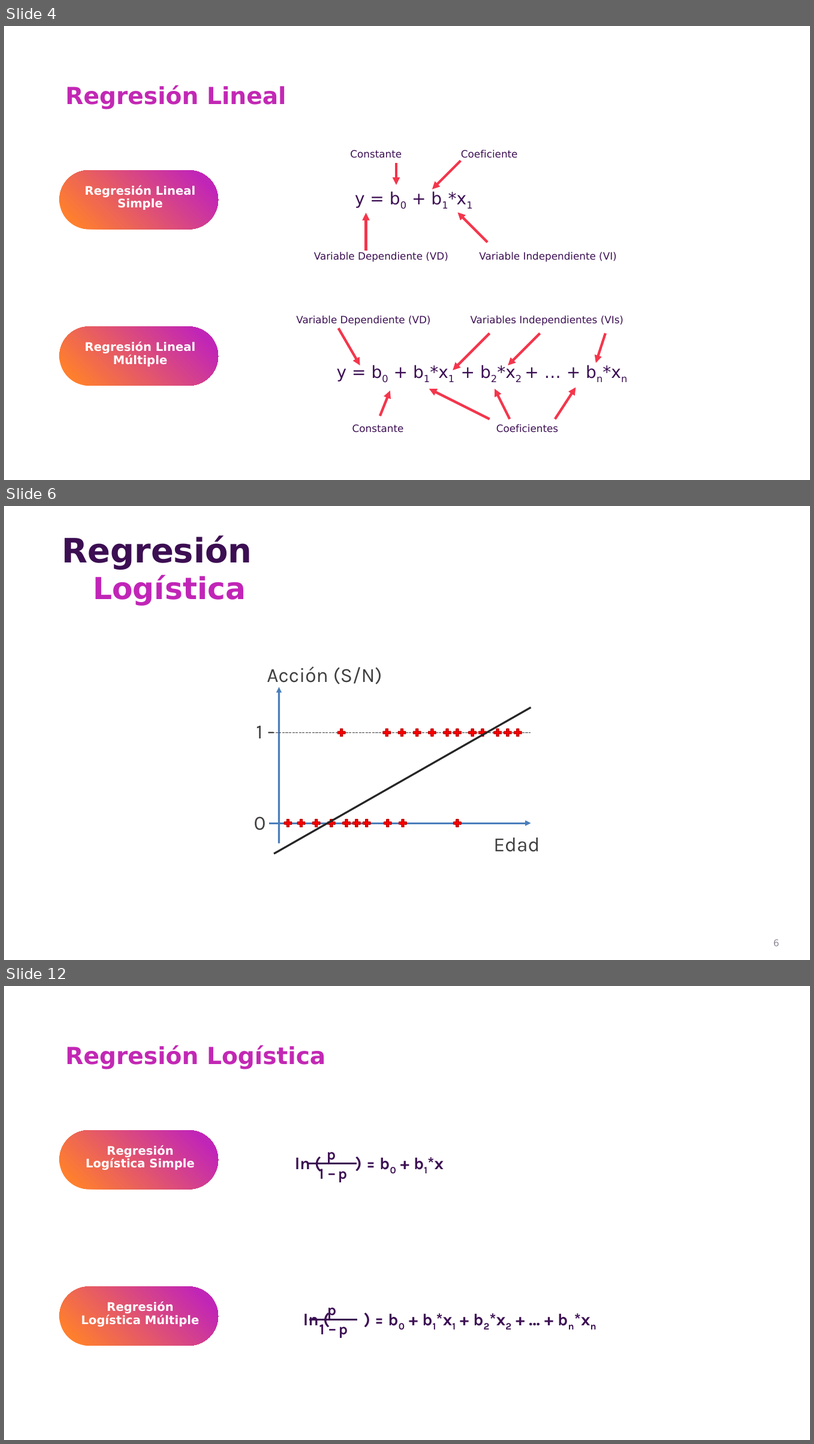
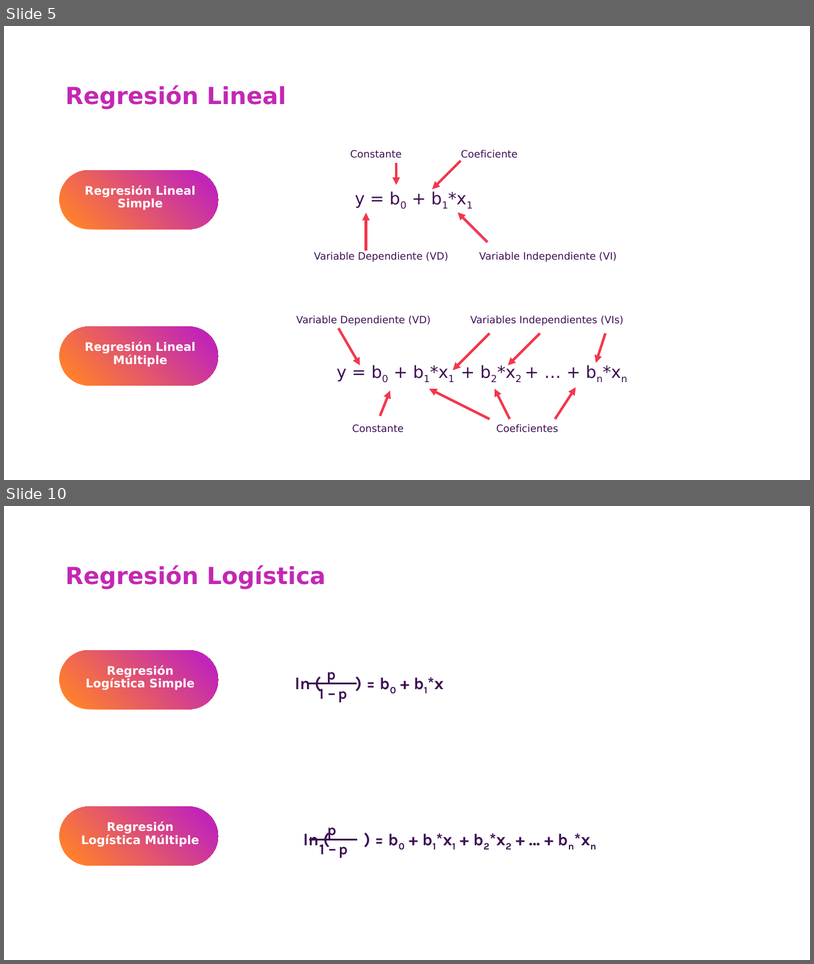
Before and after one commit to csameshiman/Axity_Curso_ML_2023, a slide deck: Diapositivas/Parte 03.Clasificación/03_01_Logistic_Regression.pptx. Shown one above the other, each under a label of ours: slides 4, 6 and 12 before the commit, slides 5 and 10 after it; the slides between them are not shown. The pictures are 814x1444 and 814x964 pixels, drawn with LibreOffice and Linux fonts; fonts in the diff are those of the drawing; background and template pictures are left out. Boxes give left, top, right and bottom in pixels: in the first picture for what was removed or moved away, otherwise in the second. Text is boxed around its words. In the diff, an @@ line names an element or a change of style, - is before the commit and + after.

```diff
--- a/Diapositivas/Parte 03.Clasificación/03_01_Logistic_Regression.pptx
+++ b/Diapositivas/Parte 03.Clasificación/03_01_Logistic_Regression.pptx
@@ slide 6 removed at [4,506,810,960], background picture (left out) @@
@@ text removed at [62,535,252,570] @@
-Regresión
@@ text removed at [93,574,246,606] @@
-Logística
@@ text removed at [267,666,383,684] @@
-Acción (S/N)
@@ arrow removed from (279, 843) to (279, 687) @@
@@ line removed from (275, 853) to (531, 708) @@
@@ text removed at [256,726,263,738] @@
-1 -
@@ line removed from (269, 732) to (531, 732) @@
@@ freeform shape removed at [337,728,347,737] @@
@@ freeform shape removed at [383,728,392,737] @@
@@ freeform shape removed at [398,728,407,737] @@
@@ freeform shape removed at [413,728,422,737] @@
@@ freeform shape removed at [428,728,437,737] @@
@@ freeform shape removed at [443,728,452,737] @@
@@ freeform shape removed at [453,728,462,737] @@
@@ freeform shape removed at [468,728,477,737] @@
@@ freeform shape removed at [478,728,488,737] @@
@@ freeform shape removed at [493,728,503,737] @@
@@ freeform shape removed at [504,728,513,737] @@
@@ freeform shape removed at [513,728,522,737] @@
@@ text removed at [254,816,266,830] @@
-0
@@ arrow removed from (269, 823) to (531, 823) @@
@@ freeform shape removed at [284,818,293,828] @@
@@ freeform shape removed at [297,818,306,828] @@
@@ freeform shape removed at [312,818,321,828] @@
@@ freeform shape removed at [327,818,336,828] @@
@@ freeform shape removed at [342,818,351,828] @@
@@ freeform shape removed at [352,818,362,828] @@
@@ freeform shape removed at [362,818,371,828] @@
@@ freeform shape removed at [383,818,393,828] @@
@@ freeform shape removed at [398,818,408,828] @@
@@ freeform shape removed at [453,818,462,828] @@
@@ text removed at [494,837,540,852] @@
-Edad
@@ page number removed at [774,939,780,946] @@
-6
@@ what was slide 4 is now slide 5 @@
@@ what was slide 12 is now slide 10 @@
```
Also in this commit, not shown: 9 slides changed, 1 slide added, 3 other slides removed.
